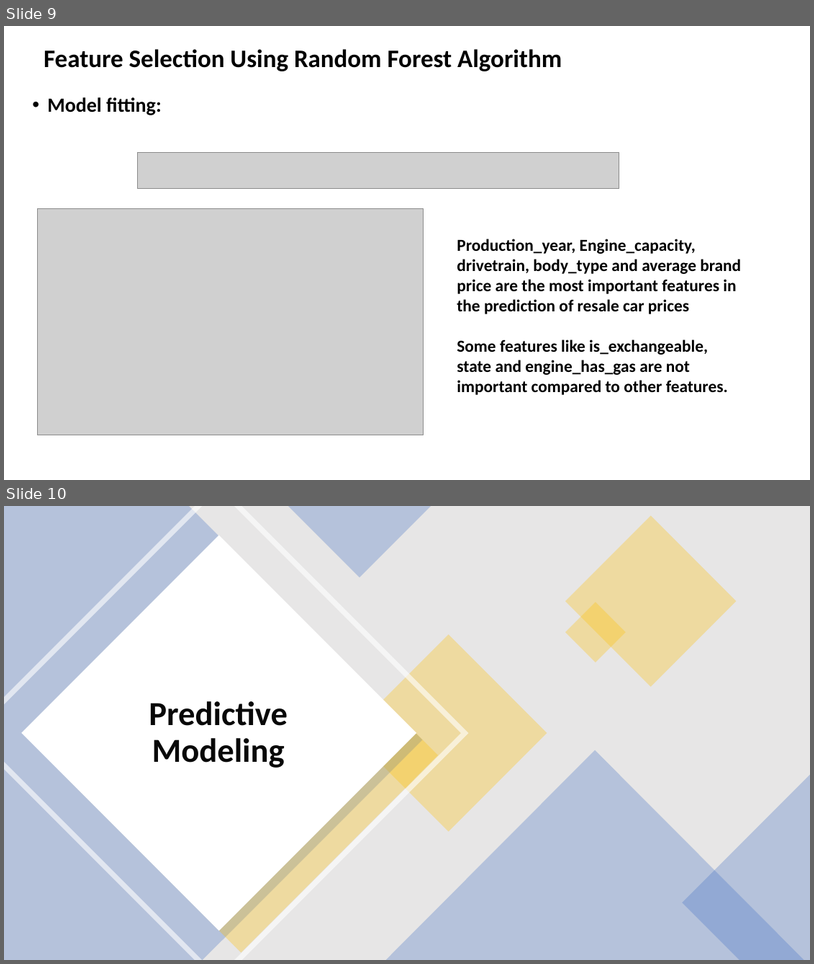
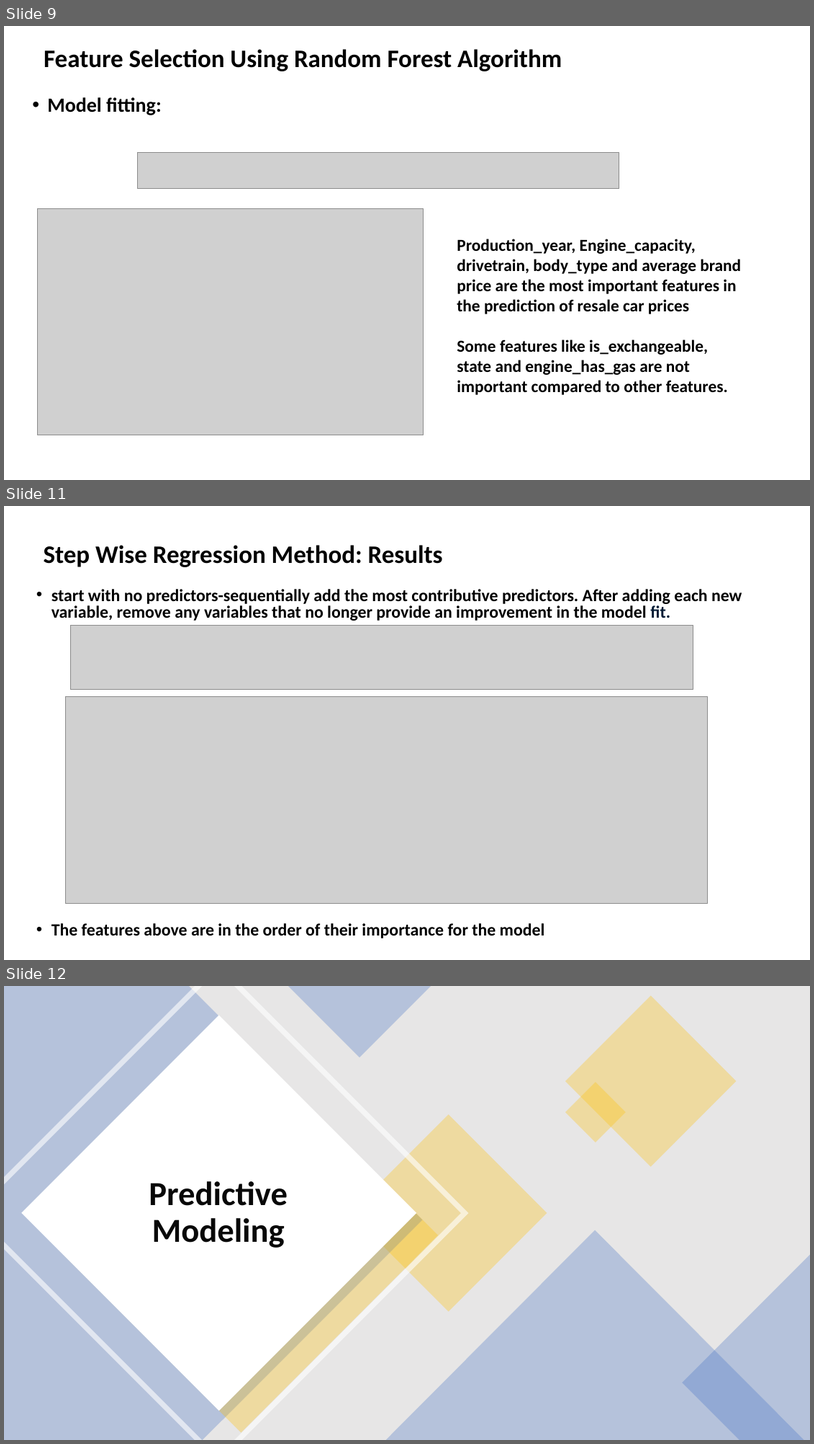
Before and after one commit to MANOJKUMAR1302/22FA_Dataverse_Team08, a slide deck: TEAM 8_FINAL_PRESENTATION.pptx. Shown one above the other, each under a label of ours: slides 9 and 10 before the commit, slides 9, 11 and 12 after it; the slides between them are not shown. The pictures are 814x964 and 814x1444 pixels, drawn with LibreOffice and Linux fonts; fonts in the diff are those of the drawing; grey boxes stand for pictures. Boxes give left, top, right and bottom in pixels: in the first picture for what was removed or moved away, otherwise in the second. Text is boxed around its words. In the diff, an @@ line names an element or a change of style, - is before the commit and + after.

```diff
--- a/TEAM 8_FINAL_PRESENTATION.pptx
+++ b/TEAM 8_FINAL_PRESENTATION.pptx
@@ slide 11 added at [4, 506, 810, 960], background #FFFFFF @@
@@ title added at [44, 545, 443, 567], 30 pt, text #000000, bold @@
+Step Wise Regression Method: Results
@@ text added at [52, 589, 742, 938], 20.4 pt, text #000000, bold @@
+• start with no predictors-sequentially add the most contributive predictors. After adding each new variable, remove any variables that no longer provide an improvement in the model fit.
+• The features above are in the order of their importance for the model
@@ picture added at [70, 626, 694, 690] @@
@@ picture added at [66, 697, 707, 903] @@
@@ what was slide 10 is now slide 12 @@
```
Also in this commit, not shown: 3 other slides added, 1 other file.
